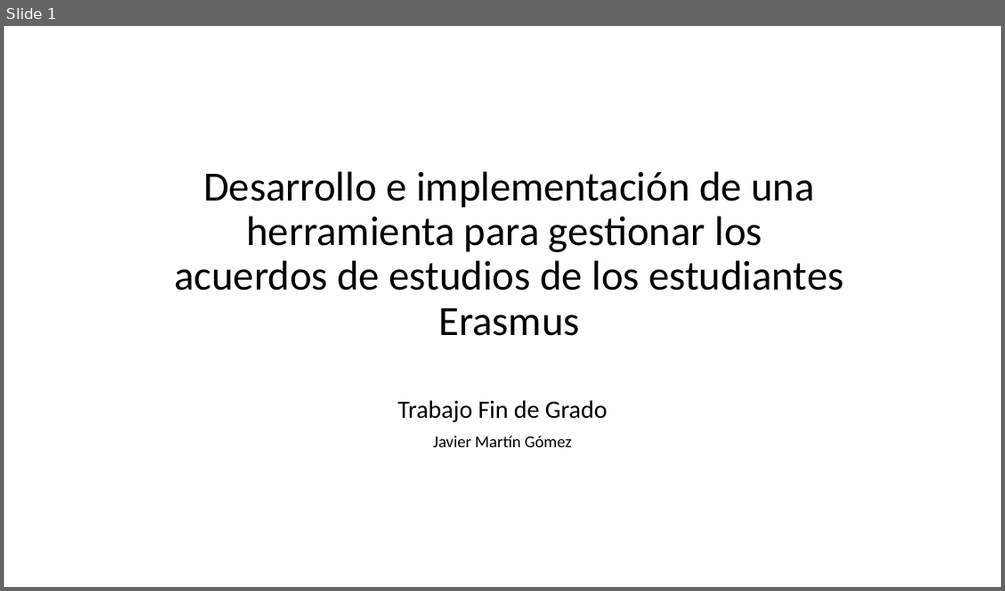
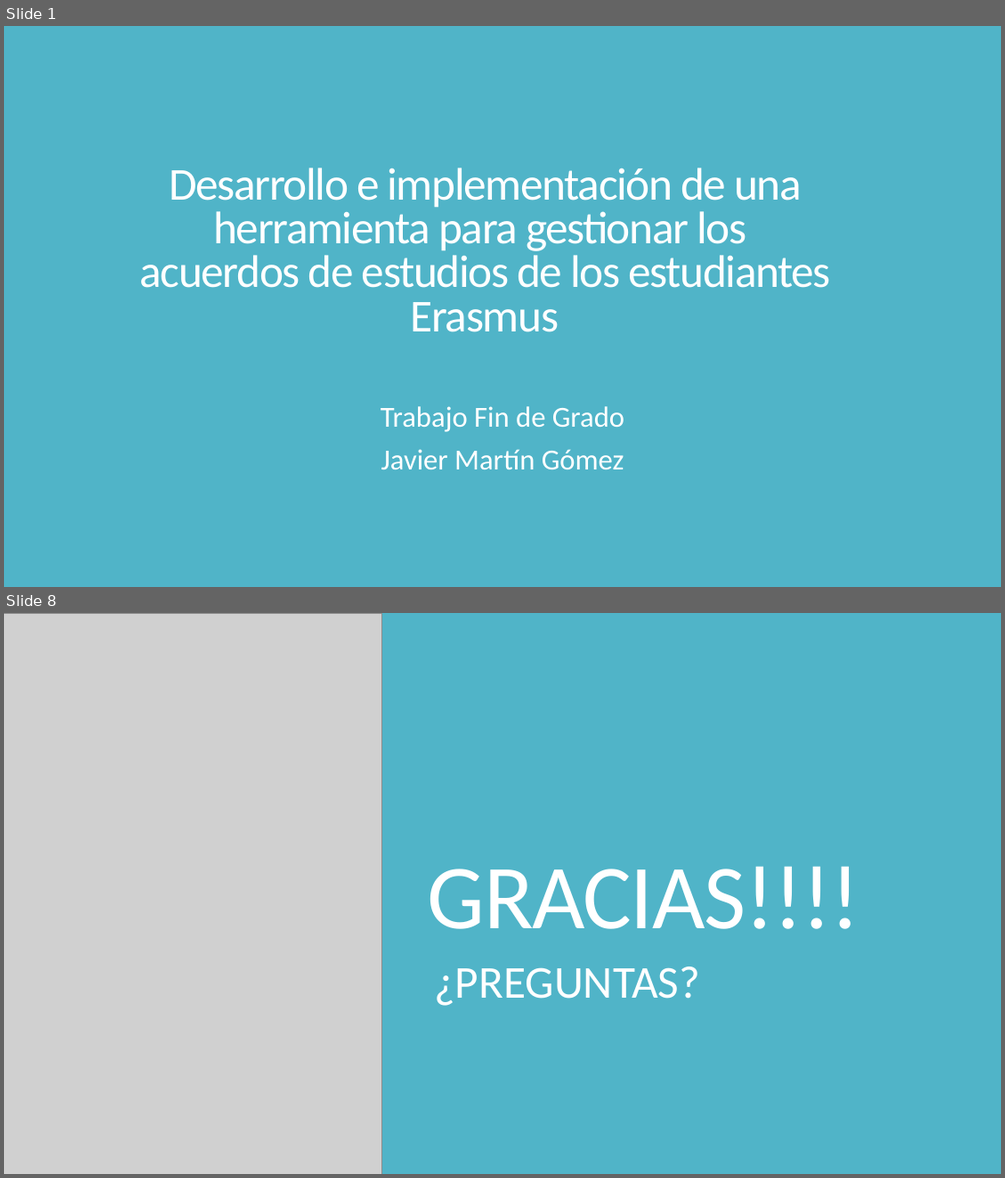
Before and after one commit to javi040898/TFG, a slide deck: Presentacion.pptx. Shown one above the other, each under a label of ours: slide 1 before the commit, slides 1 and 8 after it; the slides between them are not shown. The pictures are 1005x591 and 1005x1178 pixels, drawn with LibreOffice and Linux fonts; fonts in the diff are those of the drawing; grey boxes stand for pictures. Boxes give left, top, right and bottom in pixels: in the first picture for what was removed or moved away, otherwise in the second. Text is boxed around its words. In the diff, an @@ line names an element or a change of style, - is before the commit and + after.

```diff
--- a/Presentacion.pptx
+++ b/Presentacion.pptx
@@ slide 8 added at bbox=[4, 613, 1001, 1174], background #000000 @@
@@ rectangle added at bbox=[4, 613, 1001, 1174], fill #50B4C8 @@
@@ rectangle added at bbox=[4, 613, 1001, 1174], fill #50B4C8 @@
@@ picture added at bbox=[4, 613, 381, 1174] @@
@@ title added at bbox=[428, 866, 860, 929], 88 pt, text #FFFFFF @@
+GRACIAS!!!!
@@ text added at bbox=[434, 966, 700, 1005], 44 pt, text #FFFFFF @@
+¿PREGUNTAS?
@@ slide 1 changed as well @@
@@ background #FFFFFF to #50B4C8 @@
@@ rectangle added at bbox=[4, 26, 1001, 587], fill #50B4C8 @@
@@ title "Desarrollo e implementación de una ...": place and size @@
-title "Desarrollo e implementación de una ..." at bbox=[174, 171, 843, 336]
+title "Desarrollo e implementación de una ..." at bbox=[139, 168, 831, 332]
@@ title "Desarrollo e implementación de una ..." at bbox=[139, 168, 831, 332]: size 40 to 44 pt, text colour #000000 to #FFFFFF, letter spacing 0 to -1.2 pt; line spacing 0.9 to 0.8 @@
@@ subtitle "Trabajo Fin de Grado": place and size @@
-subtitle "Trabajo Fin de Grado" at bbox=[397, 400, 607, 447]
+subtitle "Trabajo Fin de Grado" at bbox=[380, 406, 624, 469]
@@ subtitle "Trabajo Fin de Grado" at bbox=[380, 406, 624, 469]: size 24 to 28 pt in "Trabajo Fin de Grado"; text colour #000000 to #FFFFFF; size 16 to 28 pt in "Javier Martín Gómez"; line spacing 0.9 to 0.85; more space between paragraphs @@
```
Also in this commit, not shown: 5 other slides changed, 1 other slide added, 22 other files.
